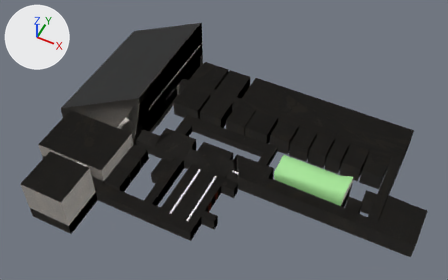
Renders of the Blender file Assets/_Collaborators/Cosmo D/Models/Full Space.blend from each side of a commit.
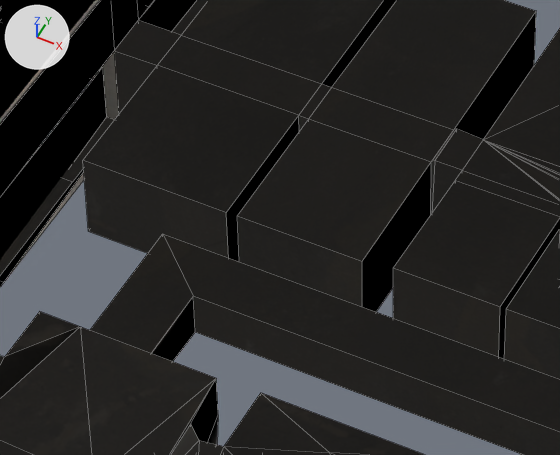
Old and new are each drawn whole from a 50 mm lens placed at (118.0, -451.0, 589.0), pointed at (-68.0, -81.0, 126.0) and again close up on the part from 36% to 57% of the width and 27% to 54% of the height. Every picture has the same lights, and +X, +Y and +Z are marked at upper left. The close-ups show mesh edges as thin lines.

The scene before the commit, as lines of its bpy script (objects in view):
```python
me_flooplan_thesiscapstone_001 = bpy.data.meshes.new('flooplan_thesisCapstone.001')
me_flooplan_thesiscapstone_001.from_pydata(...)  # 198 vertices, 166 faces; spans x -160.0..98.0, y 85.0..108.0, z -37.0..91.0
# faces by material slot: [126, 40]
me_flooplan_thesiscapstone_001.materials.append(mat_wall)  # picture img_wall_albedo_r1_jpg
me_flooplan_thesiscapstone_001.materials.append(mat_floor)  # orange #e76c49
me_flooplan_thesiscapstone_002 = bpy.data.meshes.new('flooplan_thesisCapstone.002')
me_flooplan_thesiscapstone_002.from_pydata(...)  # 23 vertices, 12 faces; spans x -232.0..-159.0, y 86.0..126.0, z -48.0..178.0
me_flooplan_thesiscapstone_002.materials.append(mat_wall)  # picture img_wall_albedo_r1_jpg
me_flooplan_thesiscapstone_005 = bpy.data.meshes.new('flooplan_thesisCapstone.005')
me_flooplan_thesiscapstone_005.from_pydata(...)  # 81 vertices, 48 faces; spans x -160.0..98.0, y 106.0..108.0, z -37.0..91.0
me_flooplan_thesiscapstone_005.materials.append(mat_wall)  # picture img_wall_albedo_r1_jpg
ob_ramp_walk = bpy.data.objects.new('Ramp Walk', me_flooplan_thesiscapstone_002)
ob_ramp_walk.location = (0.0, 0.0, 0.0)
ob_ramp_walk.rotation_euler = (1.571, 0.0, 0.0)  # degrees (90, 0, 0)
_m = ob_ramp_walk.modifiers.new('Solidify', 'SOLIDIFY')
_m.thickness = 0.34
ob_thesis_area = bpy.data.objects.new('Thesis Area', me_flooplan_thesiscapstone_001)
ob_thesis_area.location = (0.0, 0.0, 0.0)
ob_thesis_area.rotation_euler = (1.571, 0.0, 0.0)  # degrees (90, 0, 0)
ob_thesis_area_ceiling = bpy.data.objects.new('Thesis Area.Ceiling', me_flooplan_thesiscapstone_005)
ob_thesis_area_ceiling.location = (0.0, 0.0, 0.0)
ob_thesis_area_ceiling.rotation_euler = (1.571, 0.0, 0.0)  # degrees (90, 0, 0)
# also in view: 'Entry and Side Hall.Floor' at (-12.0, -117.0, 101.0); 'Main Area.Ceiling' at (-206.0, -87.0, 126.0); 'Main Area' at (-134.0, -87.0, 96.0)
```
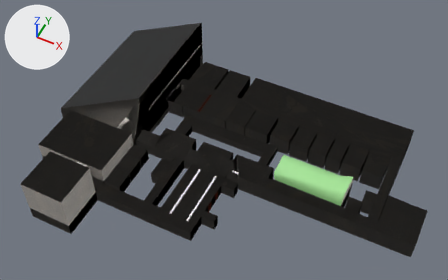
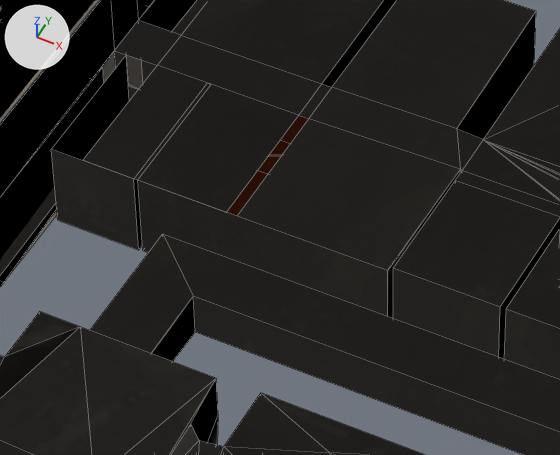
The change, as a list of edits to the scene's bpy script:
```text
Change me_flooplan_thesiscapstone_001:
    used by ob_thesis_area; location = (0.0, 0.0, 0.0); rotation_euler = (1.571, 0.0, 0.0), in degrees (90, 0, 0)
    remove me_flooplan_thesiscapstone_001.from_pydata(...)  # 198 vertices, 166 faces; spans x -160.0..98.0, y 85.0..108.0, z -37.0..91.0
    add me_flooplan_thesiscapstone_001.from_pydata(...)  # 196 vertices, 165 faces; spans x -160.0..98.0, y 85.0..108.0, z -37.0..91.0
    me_flooplan_thesiscapstone_001 part 1
    2 vertices are removed from x -92.0, y 106.0, z 1.0..39.0
    5 faces are deleted
    4 vertices in x -151.0, y 87.0..106.0, z 10.0..39.0 move by (-7.0, 0.0, 0.0)
    4 vertices in x -118.0, y 87.0..106.0, z 11.0..39.0 move by (-21.0, 0.0, 0.0)
    4 vertices in x -120.0, y 87.0..106.0, z 11.0..39.0 move by (-20.0, 0.0, 0.0)
    4 vertices move from x -92.0, y 87.0..106.0, z 11.0..39.0 to x -87.0..-86.0, y 87.0..106.0, z 11.0..39.0
    4 new faces join them, mat_wall (picture img_wall_albedo_r1_jpg)
Change me_flooplan_thesiscapstone_005:
    used by ob_thesis_area_ceiling; location = (0.0, 0.0, 0.0); rotation_euler = (1.571, 0.0, 0.0), in degrees (90, 0, 0)
    remove me_flooplan_thesiscapstone_005.from_pydata(...)  # 81 vertices, 48 faces; spans x -160.0..98.0, y 106.0..108.0, z -37.0..91.0
    add me_flooplan_thesiscapstone_005.from_pydata(...)  # 79 vertices, 47 faces; spans x -160.0..98.0, y 106.0..108.0, z -37.0..91.0
    me_flooplan_thesiscapstone_005 part 2
    3 vertices are removed from x -92.0, y 106.0, z 1.0..11.0
    5 faces are deleted
    1 vertex moves from x -92.0, y 106.0, z 39.0 to x -87.0, y 106.0, z 39.0
    1 vertex is added at (-86.0, 106.0, 11.0)
    4 new faces join them
```

Location of each change, [x1, y1, x2, y2] in pixels of the close-ups (560 x 455 px; the box of a moved part takes in the faces that stretch with it):
'Thesis Area', reshaped: before [83, 0, 560, 455]; after [51, 0, 560, 455]
part 1 of me_flooplan_thesiscapstone_001, moved or reshaped: before [227, 12, 536, 312]; after [51, 12, 536, 318]
part 2 of me_flooplan_thesiscapstone_005, moved or reshaped: before [238, 0, 536, 261]; after [238, 0, 536, 270]
